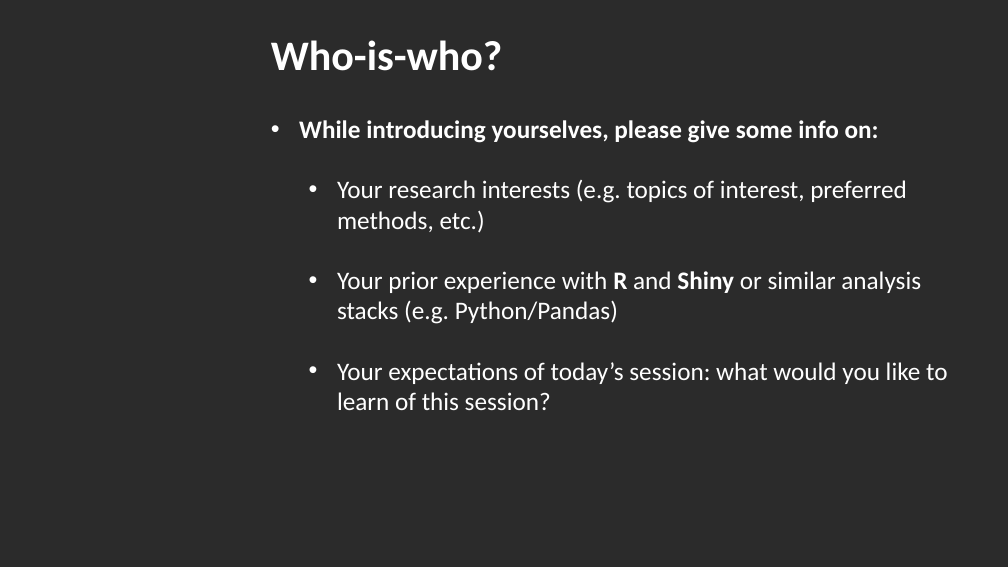
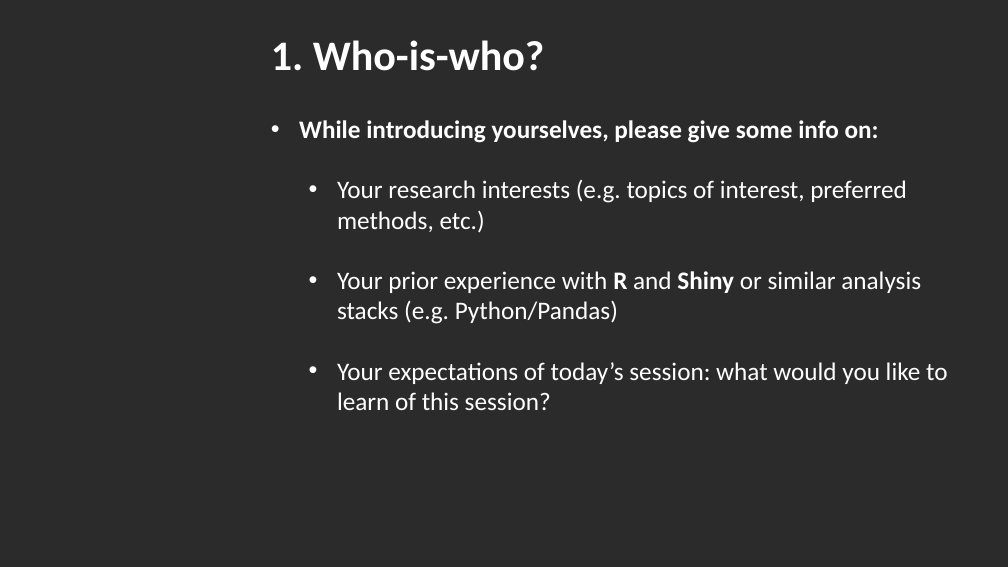
Before and after one commit to DataIMLabs/MIE2024, a slide deck: slide 3 of presentation/session1/MIE2024-DataIM-Masterclass-Session1.pptx. Drawn at 1008x567 pixels with LibreOffice and Linux fonts; fonts in the diff are those of the drawing; background and template pictures are left out; a plain dark background stands for a picture behind light text. Boxes give left, top, right and bottom in pixels: in the first picture for what was removed or moved away, otherwise in the second. Text is boxed around its words. In the diff, an @@ line names an element or a change of style, - is before the commit and + after.

```diff
--- a/presentation/session1/MIE2024-DataIM-Masterclass-Session1.pptx
+++ b/presentation/session1/MIE2024-DataIM-Masterclass-Session1.pptx
@@ text at <box>271,40,545,71</box>: text changed @@
-Who-is-who?
+1. Who-is-who?
```
Also in this commit, not shown: 8 other slides changed, 21 slides added, 2 slides removed, 6 other files.
